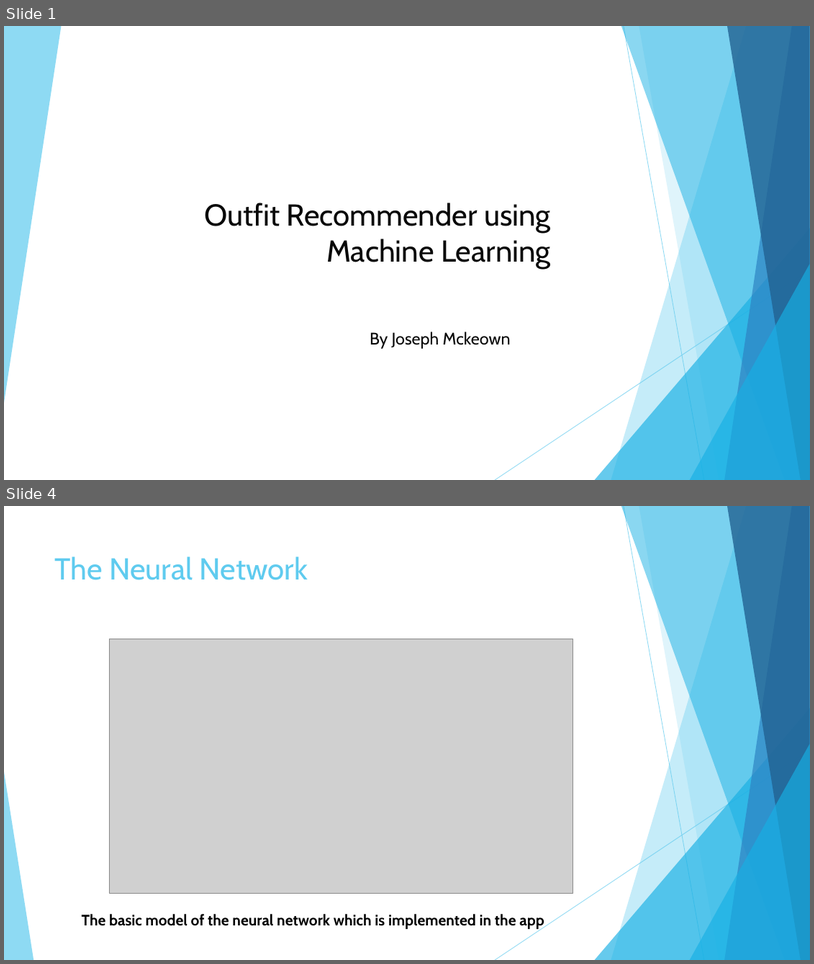
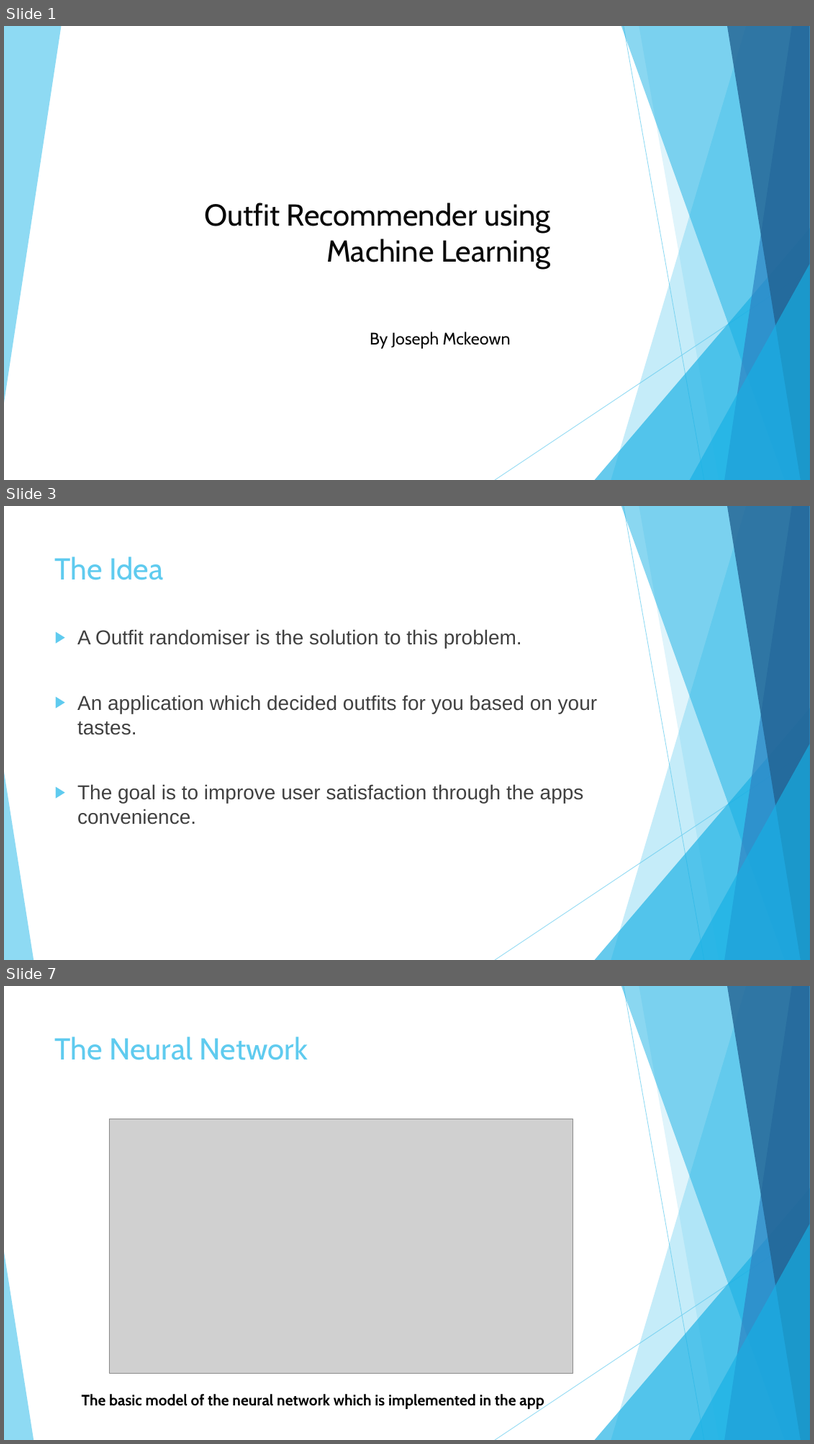
Before and after one commit to kmck712/FYP, a slide deck: porjectPosterThing.pptx. Shown one above the other, each under a label of ours: slides 1 and 4 before the commit, slides 1, 3 and 7 after it; the slides between them are not shown. The pictures are 814x964 and 814x1444 pixels, drawn with LibreOffice and Linux fonts; fonts in the diff are those of the drawing; grey boxes stand for pictures. Boxes give left, top, right and bottom in pixels: in the first picture for what was removed or moved away, otherwise in the second. Text is boxed around its words. In the diff, an @@ line names an element or a change of style, - is before the commit and + after.

```diff
--- a/porjectPosterThing.pptx
+++ b/porjectPosterThing.pptx
@@ slide 3 added at [4,506,810,960], background #FFFFFF; not listed: 10 template elements that a slide beside it also shows @@
@@ title added at [55,556,163,580], 36 pt, text #5FCBEF @@
+The Idea
@@ text added at [77,629,597,824], 24 pt, text #404040 @@
+▶ A Outfit randomiser is the solution to this problem.
+▶ An application which decided outfits for you based on your tastes.
+▶ The goal is to improve user satisfaction through the apps convenience.
@@ what was slide 4 is now slide 7 @@
```
Also in this commit, not shown: 2 slides changed, 9 other slides added, 2 slides removed, 17 other files.
